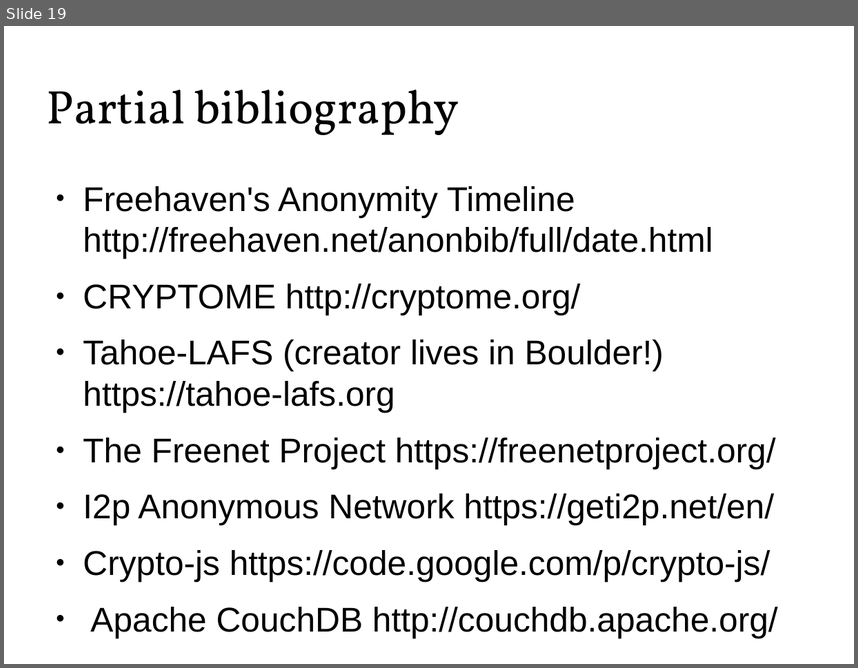
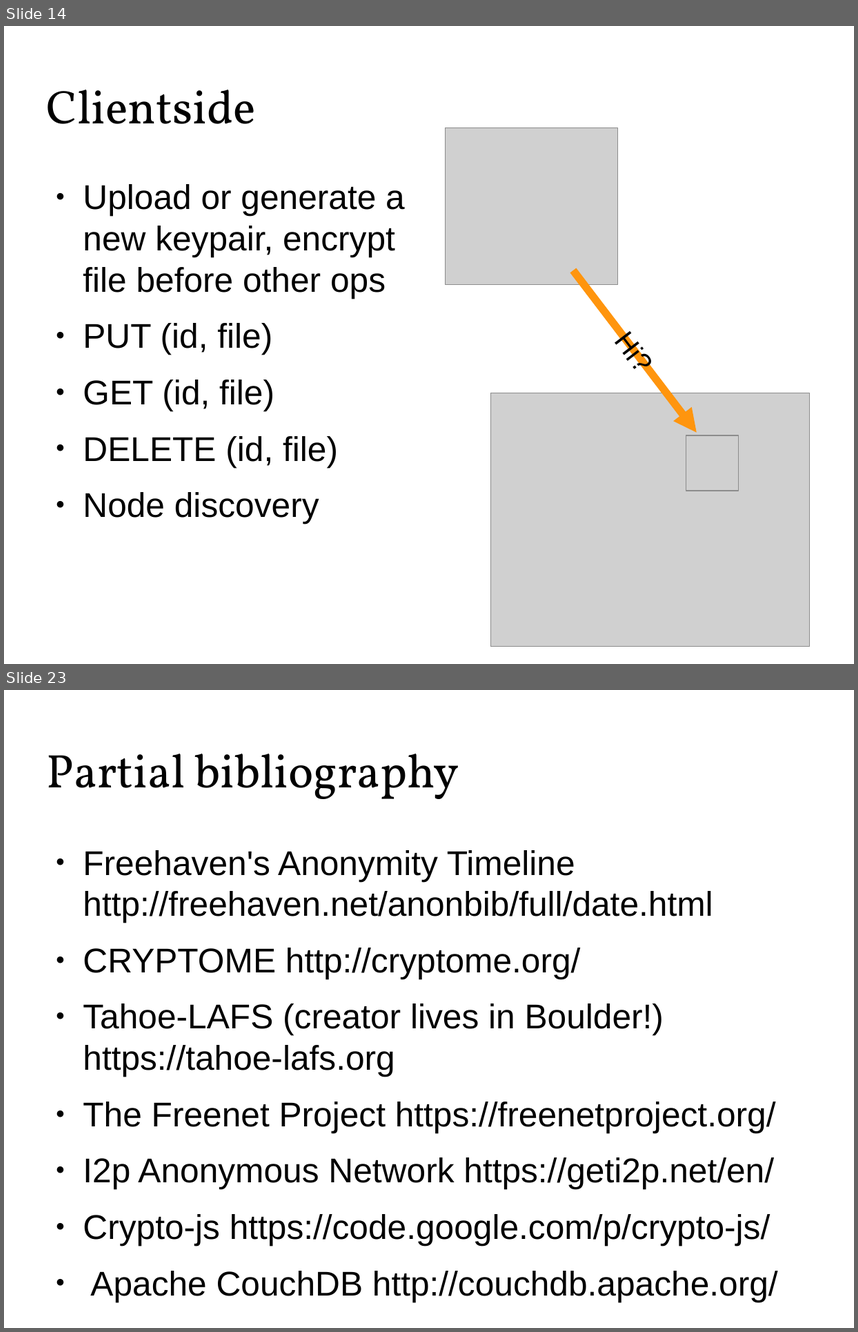
Before and after one commit to Zandrr/phonebook.js, a slide deck: documentation/ecen5013_presentation.odp. Shown one above the other, each under a label of ours: slide 19 before the commit, slides 14 and 23 after it; the slides between them are not shown. The pictures are 858x668 and 858x1332 pixels, drawn with LibreOffice and Linux fonts; fonts in the diff are those of the drawing; grey boxes stand for pictures. Boxes give left, top, right and bottom in pixels: in the first picture for what was removed or moved away, otherwise in the second. Text is boxed around its words. In the diff, an @@ line names an element or a change of style, - is before the commit and + after.

```diff
--- a/documentation/ecen5013_presentation.odp
+++ b/documentation/ecen5013_presentation.odp
@@ slide 14 added at (x1=4, y1=26, x2=854, y2=664), background #FFFFFF @@
@@ title added at (x1=47, y1=89, x2=256, y2=124), 44 pt, text #000000 @@
+Clientside
@@ picture added at (x1=445, y1=128, x2=618, y2=285) @@
@@ text added at (x1=83, y1=184, x2=405, y2=523), 32 pt, text #000000 @@
+● Upload or generate a new keypair, encrypt file before other ops
+● PUT (id, file)
+● GET (id, file)
+● DELETE (id, file)
+● Node discovery
@@ line added at (x1=573, y1=270, x2=697, y2=432), outline #FF950E 7.2 pt, 26 pt, text #000000 @@
+Hi?
@@ picture added at (x1=490, y1=393, x2=809, y2=646) @@
@@ picture added at (x1=686, y1=436, x2=739, y2=491) @@
@@ what was slide 19 is now slide 23 @@
```
Also in this commit, not shown: 11 slides changed, 8 other slides added, 5 slides removed.
